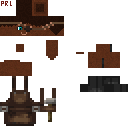
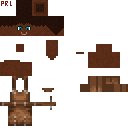
Before/after of a 128px x 128px layered artwork. What changed in the layer stack:
added group "work apron layers" with 5 layers in group "Villager" over 0, 76, 56, 122
showed "leatherworker.png #1", moved it into group "Job Temp Folder" over 0, 76, 128, 126
hid "weaponsmith.png #1", painted on it over 0, 22, 128, 126
